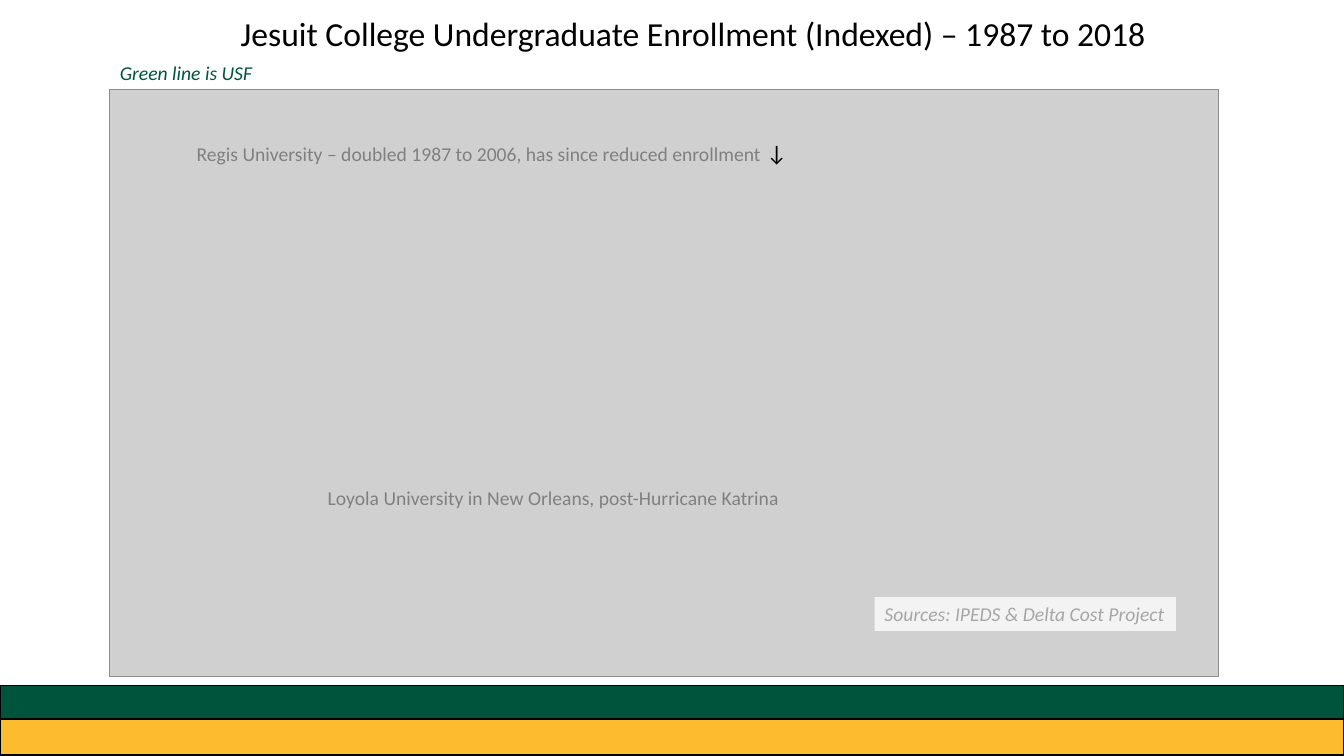
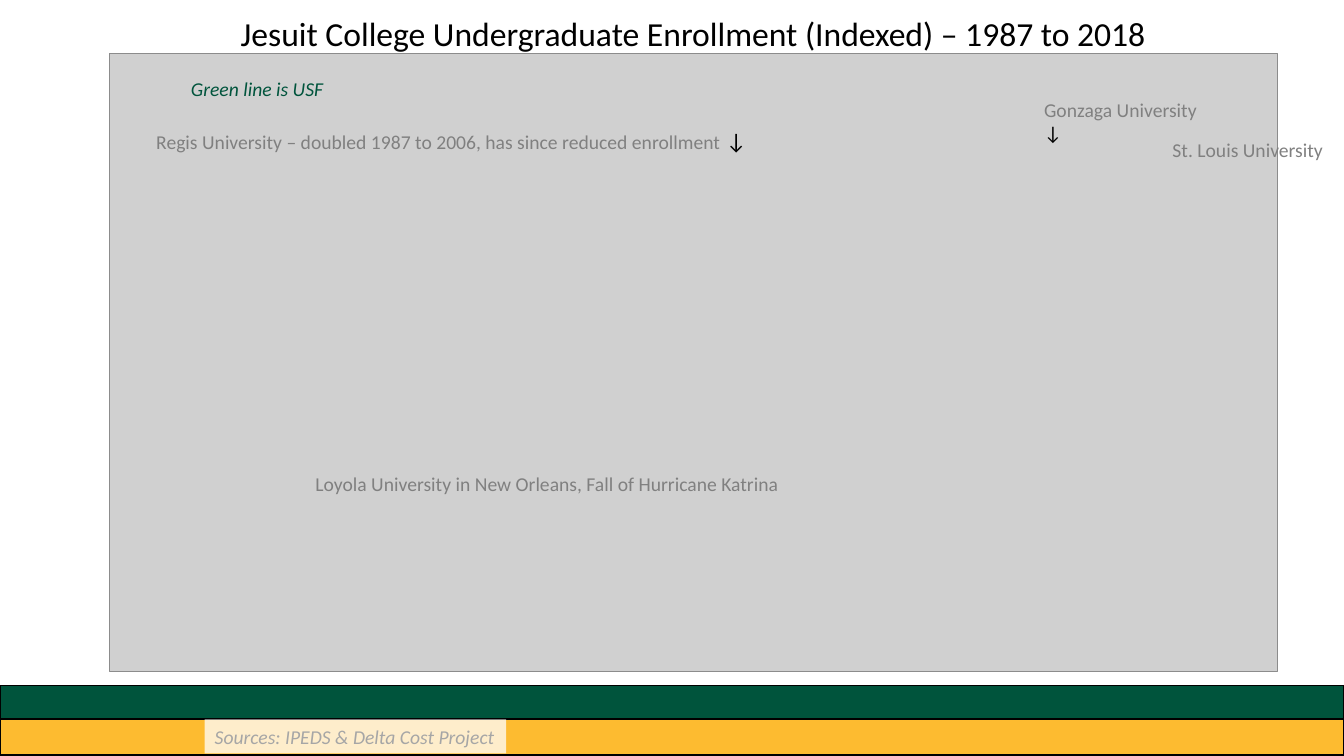
Before and after one commit to greg-dubrow/USF-talk-February-2020, a slide deck: slide 11 of usf_presentation_0220_gdubrow.pptx. Drawn at 1344x756 pixels with LibreOffice and Linux fonts; fonts in the diff are those of the drawing; grey boxes stand for pictures. Boxes give left, top, right and bottom in pixels: in the first picture for what was removed or moved away, otherwise in the second. Text is boxed around its words. In the diff, an @@ line names an element or a change of style, - is before the commit and + after.

Commit message:
fixed academic years in enrol & tuition

```diff
--- a/usf_presentation_0220_gdubrow.pptx
+++ b/usf_presentation_0220_gdubrow.pptx
@@ picture: place and size @@
-picture at [110, 90, 1219, 677]
+picture at [110, 53, 1277, 671]
@@ text "Green line is USF": place and size @@
-text "Green line is USF" at [120, 66, 252, 80]
+text "Green line is USF" at [191, 82, 323, 96]
@@ text added at [1044, 104, 1197, 120], 14 pt, text #808080 @@
+Gonzaga University ↓
@@ text "Regis University – doubled 1987 ...": place and size @@
-text "Regis University – doubled 1987 ..." at [197, 147, 760, 164]
+text "Regis University – doubled 1987 ..." at [156, 135, 720, 152]
@@ text added at [1172, 141, 1323, 163], 14 pt, text #808080 @@
+St. Louis University
@@ text at [315, 477, 778, 494]: text changed @@
-Loyola University in New Orleans, post-Hurricane Katrina
+Loyola University in New Orleans, Fall of Hurricane Katrina
@@ rectangle "Sources: IPEDS & Delta Cost ...": place and size @@
-rectangle "Sources: IPEDS & Delta Cost ..." at [875, 597, 1177, 631]
+rectangle "Sources: IPEDS & Delta Cost ..." at [205, 720, 506, 754]
```
Also in this commit, not shown: 2 other slides changed, 6 other files.
